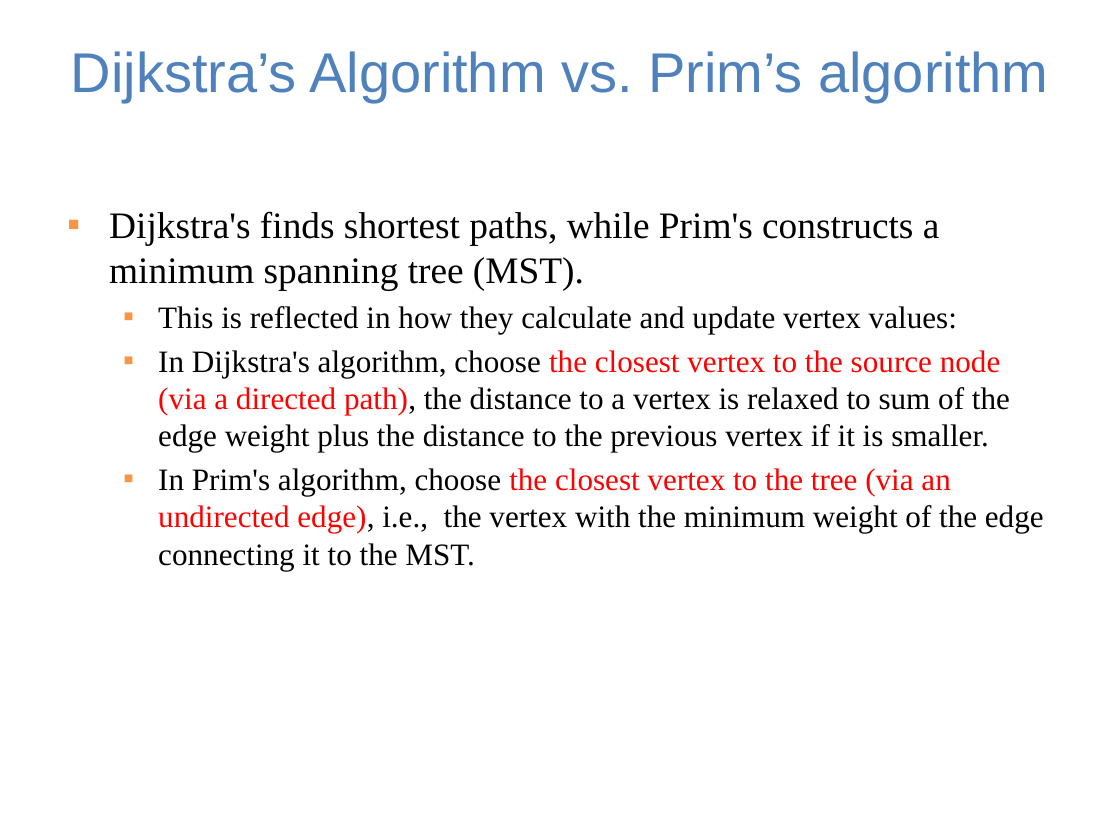
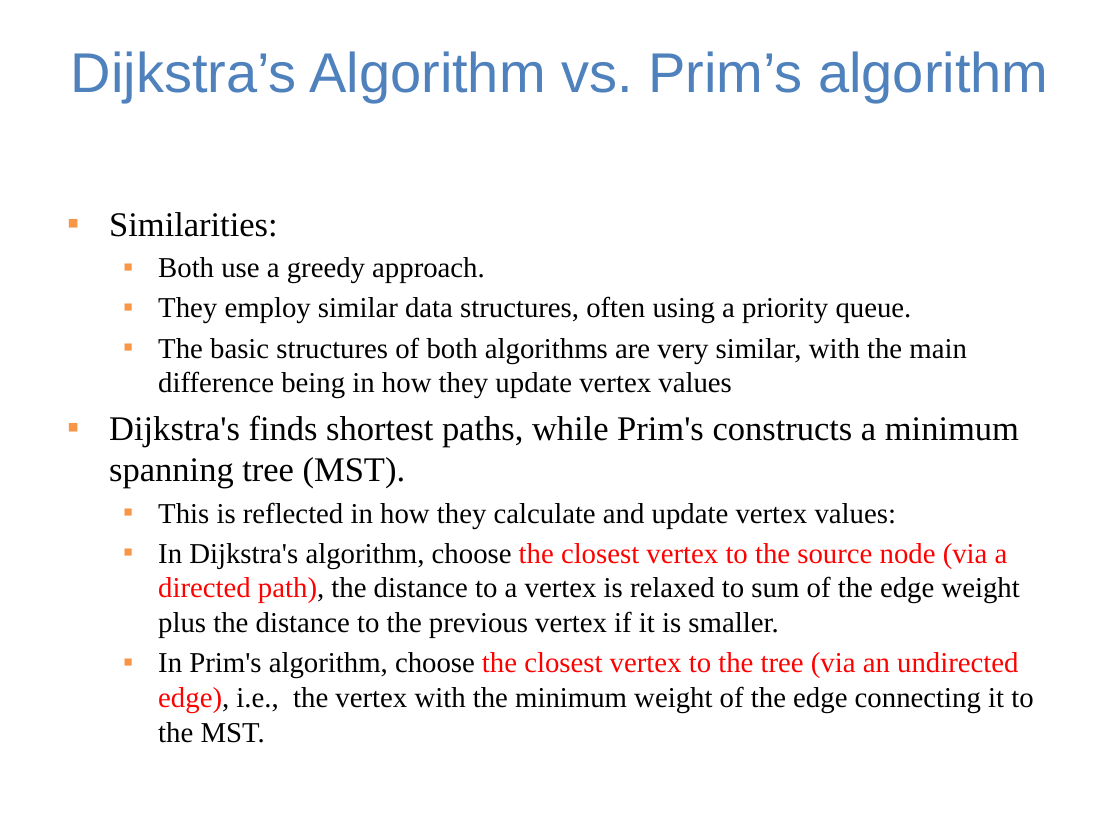
Before and after one commit to guhofstra/CSC111Fa25, a slide deck: slide 16 of PPTs/Lecture 12-minimum spanning trees.pptx (slide 15 before the commit). Drawn at 1120x840 pixels with LibreOffice and Linux fonts; fonts in the diff are those of the drawing. Boxes give left, top, right and bottom in pixels: in the first picture for what was removed or moved away, otherwise in the second. Text is boxed around its words. In the diff, an @@ line names an element or a change of style, - is before the commit and + after.

```diff
--- a/PPTs/Lecture 12-minimum spanning trees.pptx
+++ b/PPTs/Lecture 12-minimum spanning trees.pptx
@@ text at <box>109,212,967,398</box>: paragraphs added @@
+▪ Similarities:
+  ▪ Both use a greedy approach.
+  ▪ They employ similar data structures, often using a priority queue.
+  ▪ The basic structures of both algorithms are very similar, with the main difference being in how they update vertex values
@@ text at <box>109,415,1033,743</box>: size 24 to 22.2 pt in "Dijkstra's finds shortest paths, while Prim's constructs ..."; size 20 to 18.5 pt in "This is reflected in how they calculate ...", "In Dijkstra's algorithm, choose the closest vertex ...", "In Prim's algorithm, choose the closest vertex ..." @@
```
Also in this commit, not shown: 2 slides added, 1 other file.
